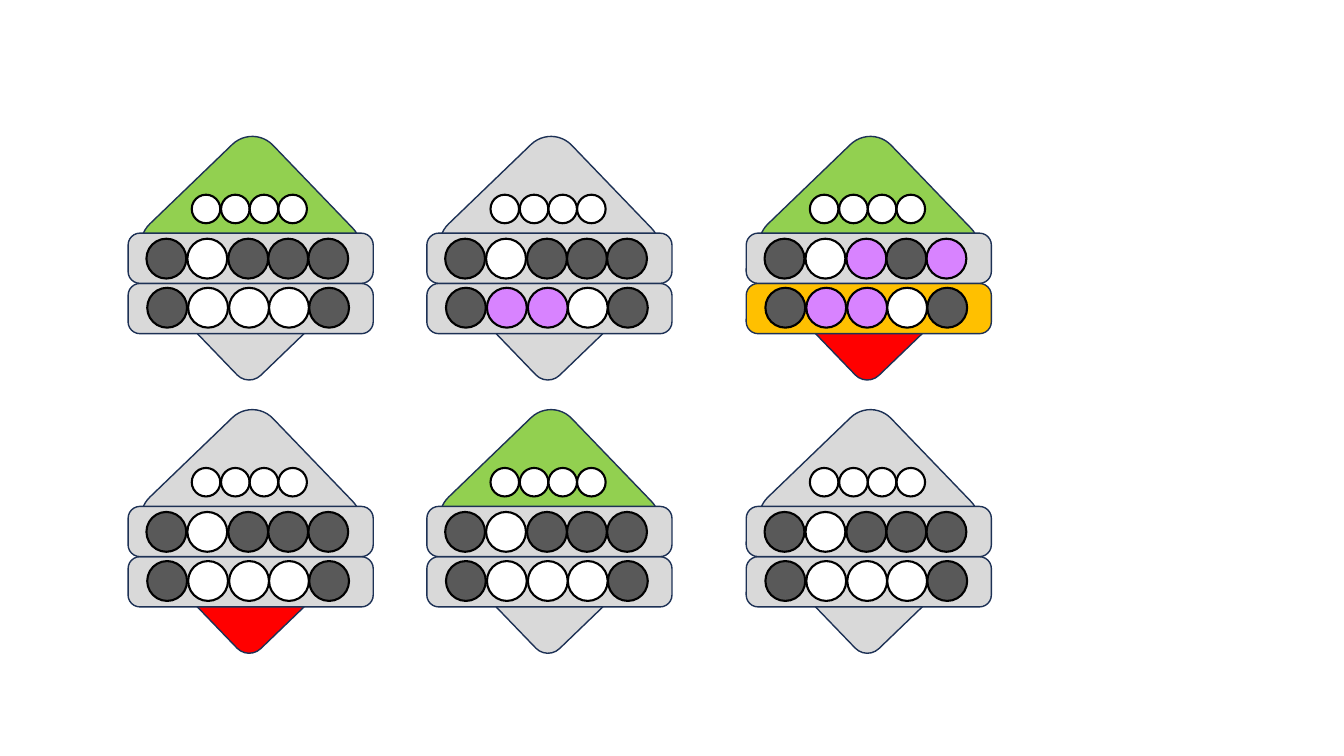
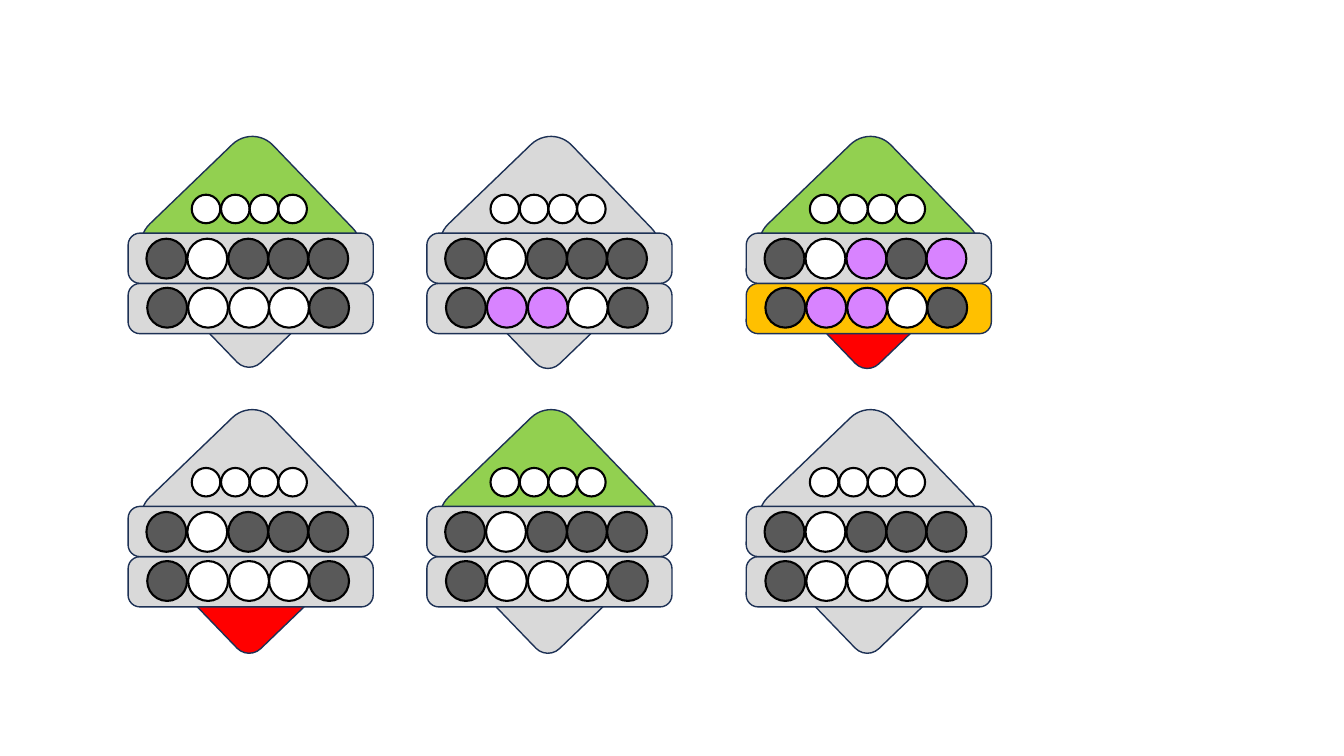
Before and after one commit to ihux/carabao-utils, a slide deck: slide 7 of doc/paper/Sequence Memory.pptx. Drawn at 1344x756 pixels with LibreOffice and Linux fonts; fonts in the diff are those of the drawing. Boxes give left, top, right and bottom in pixels: in the first picture for what was removed or moved away, otherwise in the second. Text is boxed around its words. In the diff, an @@ line names an element or a change of style, - is before the commit and + after.

```diff
--- a/doc/paper/Sequence Memory.pptx
+++ b/doc/paper/Sequence Memory.pptx
@@ rounded rectangle: place and size @@
-rounded rectangle at bbox=[179, 246, 320, 388]
+rounded rectangle at bbox=[179, 233, 320, 374]
@@ rounded rectangle: place and size @@
-rounded rectangle at bbox=[478, 246, 620, 388]
+rounded rectangle at bbox=[478, 234, 620, 375]
@@ rounded rectangle: place and size @@
-rounded rectangle at bbox=[798, 246, 940, 388]
+rounded rectangle at bbox=[798, 234, 940, 375]
```
Also in this commit, not shown: 3 other files.
